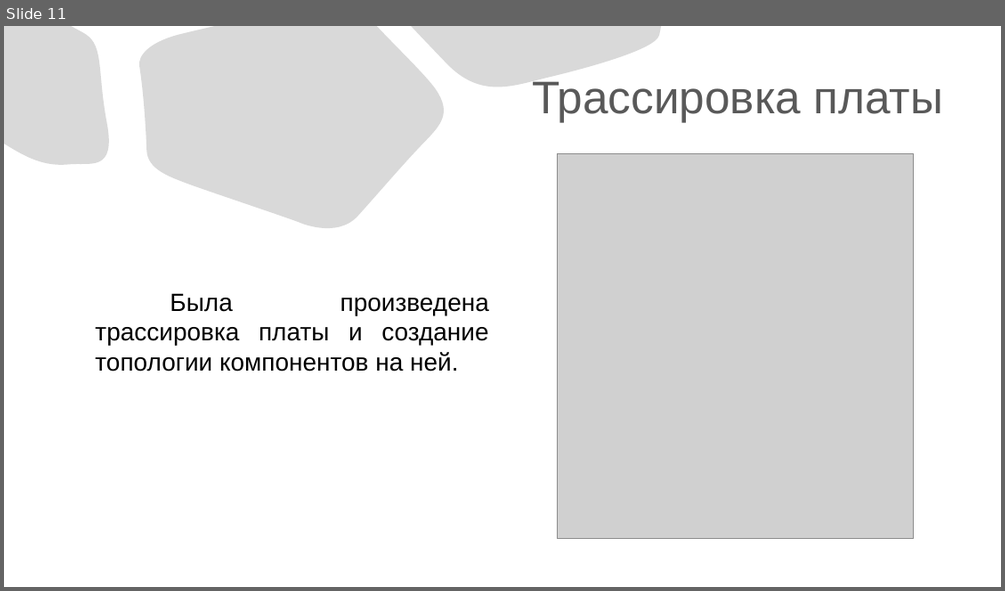
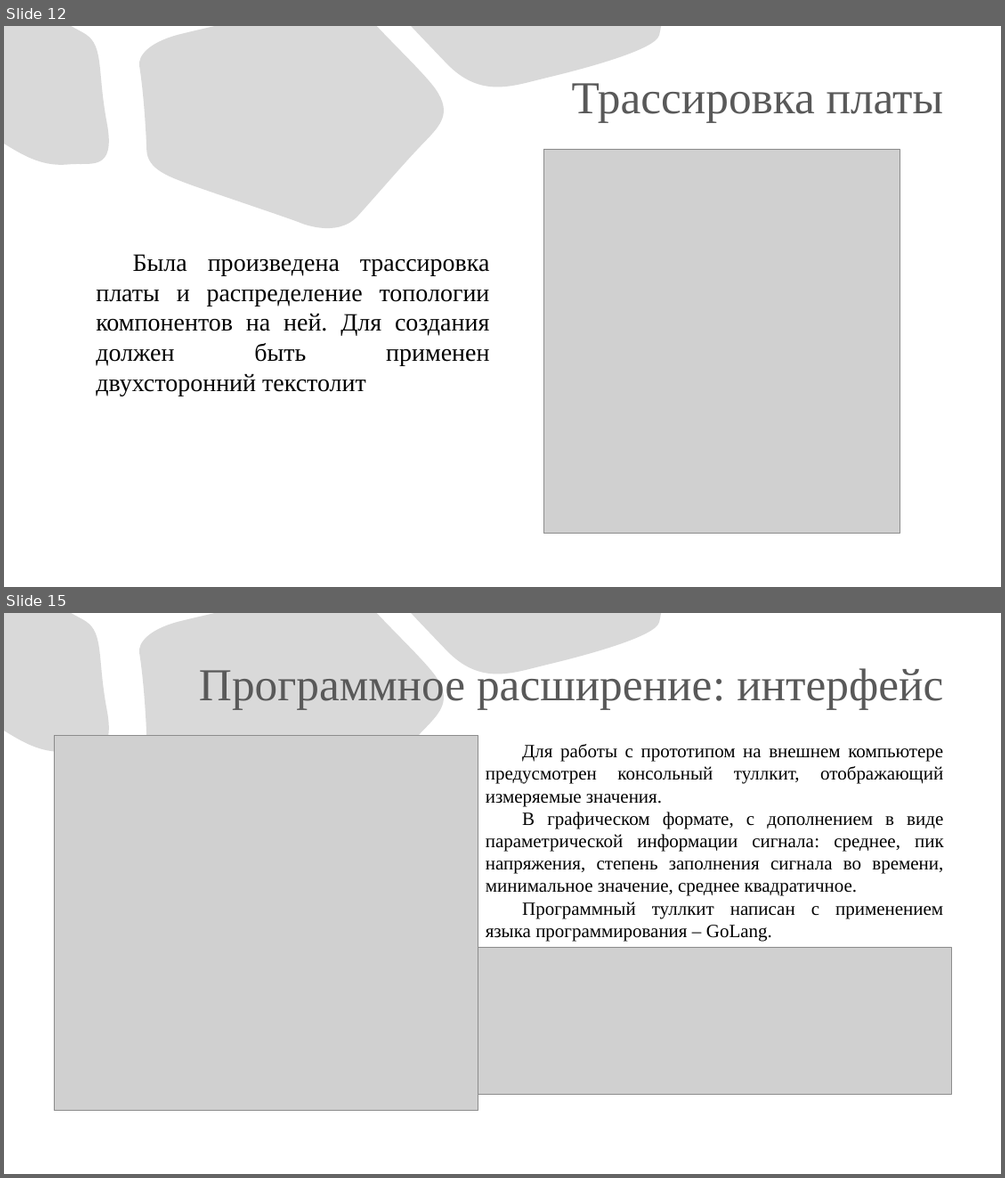
Before and after one commit to eterline/course-project-oscilloscope, a slide deck: save-to-usb/Презентация «Осциллограф».pptx. Shown one above the other, each under a label of ours: slide 11 before the commit, slides 12 and 15 after it; the slides between them are not shown. The pictures are 1005x591 and 1005x1178 pixels, drawn with LibreOffice and Linux fonts; fonts in the diff are those of the drawing; grey boxes stand for pictures. Boxes give left, top, right and bottom in pixels: in the first picture for what was removed or moved away, otherwise in the second. Text is boxed around its words. In the diff, an @@ line names an element or a change of style, - is before the commit and + after.

```diff
--- a/save-to-usb/Презентация «Осциллограф».pptx
+++ b/save-to-usb/Презентация «Осциллограф».pptx
@@ slide 15 added at (4, 613, 1001, 1174), background #FFFFFF; not listed: 3 template elements that a slide beside it also shows @@
@@ title added at (199, 668, 943, 710), 44 pt, text #595959 @@
+Программное расширение: интерфейс
@@ picture added at (54, 736, 478, 1111) @@
@@ text added at (485, 744, 944, 941), 18 pt, text #000000 @@
+Для работы с прототипом на внешнем компьютере предусмотрен консольный туллкит, отображающий измеряемые значения.
+В графическом формате, с дополнением в виде параметрической информации сигнала: среднее, пик напряжения, степень заполнения сигнала во времени, минимальное значение, среднее квадратичное.
+Программный туллкит написан с применением языка программирования – GoLang.
@@ picture added at (478, 947, 952, 1094) @@
@@ what was slide 11 is now slide 12 @@
@@ slide 12 changed as well @@
@@ title "Трассировка платы" at (572, 83, 943, 123): font Arial to Times New Roman @@
@@ picture: place and size @@
-picture at (557, 154, 914, 539)
+picture at (544, 149, 900, 533)
@@ text at (96, 254, 490, 395): text changed; font Arial to Times New Roman @@
-Была произведена трассировка платы и создание топологии компонентов на ней.
+Была произведена трассировка платы и распределение топологии компонентов на ней. Для создания должен быть применен двухсторонний текстолит
```
Also in this commit, not shown: 8 other slides changed, 8 other slides added, 1 slide removed, 38 other files.
